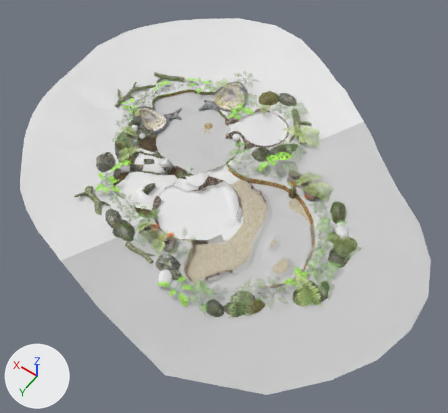
The FBX model Assets/P1/Maps/Impact Site/Models/Impact Site 404.fbx as it was, and as the next commit left it.
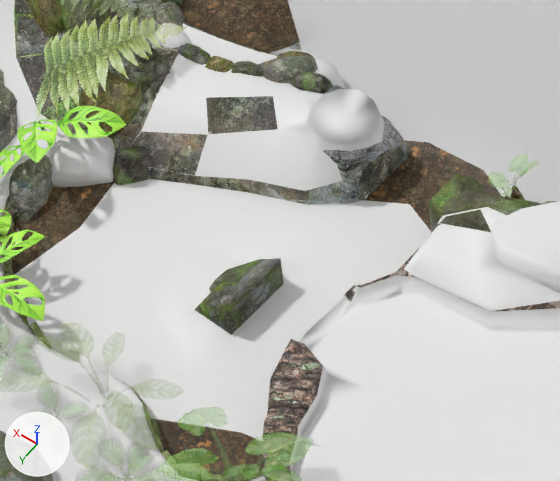
Each version appears first whole from a 50 mm lens placed at (-194.0, 266.0, 397.0), pointed at (-11.0, 10.0, -6.0), and next in a close-up on the part from 25% to 44% of the width and 35% to 52% of the height. Lighting does not change. The marker at lower left points along +X, +Y and +Z. Vertices at the same position are counted once.
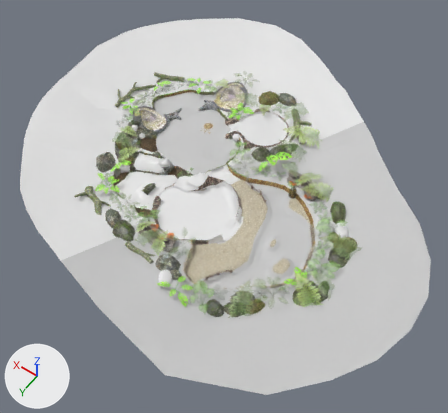
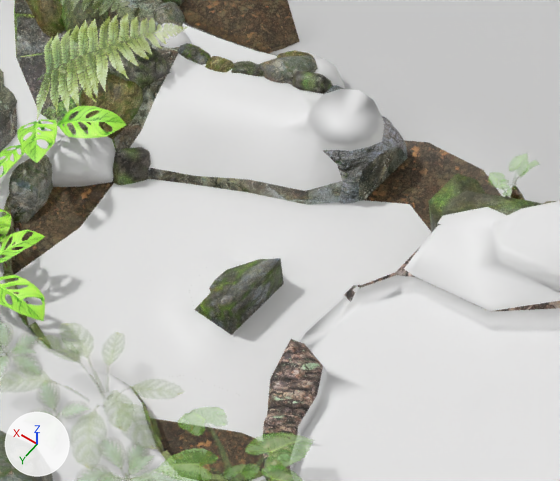
Boxes (x1, y1, x2, y2) around the edits, measured in the close-ups (560 x 481 px; the box of a moved part takes in the faces that stretch with it):
part 1 of me_mesh_0010_042, moved or reshaped
    both: (130, 96, 278, 176)
part 2 of me_mesh_0010_042, moved or reshaped
    before: (437, 207, 491, 231)
    after: (437, 207, 491, 232)

The change, as a list of edits to the scene's bpy script:
```text
Change me_mesh_0010_042:
    where me_mesh_0010_042.from_pydata(...)  # 308 vertices, 460 faces; spans x -39.0..76.0, y -92.0..66.0, z 0.0..13.0
    used by ob_mesh_0010_043; location = (0.0, 0.0, 0.0)
    verts and faces of me_mesh_0010_042; kept vertices keep their numbers, new ones are numbered from 308
    before: 33 (60.0, 11.0, 8.0) at pixel (273, 96), 36 (57.0, 15.0, 7.0) at pixel (278, 129), 38 (73.0, 28.0, 2.0), 39 (64.0, 24.0, 2.0) at pixel (195, 175), 41 (65.0, 20.0, 5.0) at pixel (208, 134)
    before: 42 (72.0, 24.0, 5.0) at pixel (141, 131), 43 (68.0, 16.0, 8.0) at pixel (205, 97)
    before: 284 (26.0, 11.0, 9.0) at pixel (487, 206), 285 (29.0, 17.0, 10.0) at pixel (436, 223), 286 (30.0, 15.0, 9.0) at pixel (442, 215), 298 (23.0, 14.0, 10.0) at pixel (491, 232)
    me_mesh_0010_042 part 1
    add delete_faces([(39, 41, 42), (38, 39, 42), (33, 41, 36), (33, 43, 41)])
    add faces += [(38, 39, 41), (36, 43, 41), (33, 43, 36), (38, 41, 42)]  # mat_moss_1_blend (its picture is missing)
    me_mesh_0010_042 part 2
    add delete_faces([(284, 286, 298), (285, 298, 286)])
    add faces += [(284, 285, 298), (284, 286, 285)]  # mat_moss_1_blend (its picture is missing)
```
